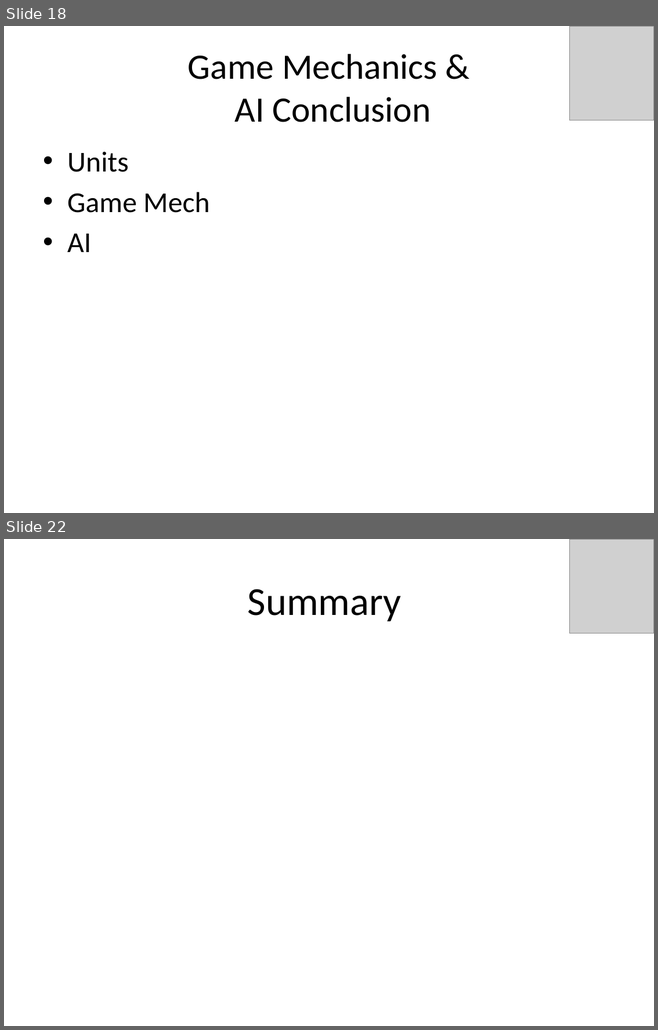
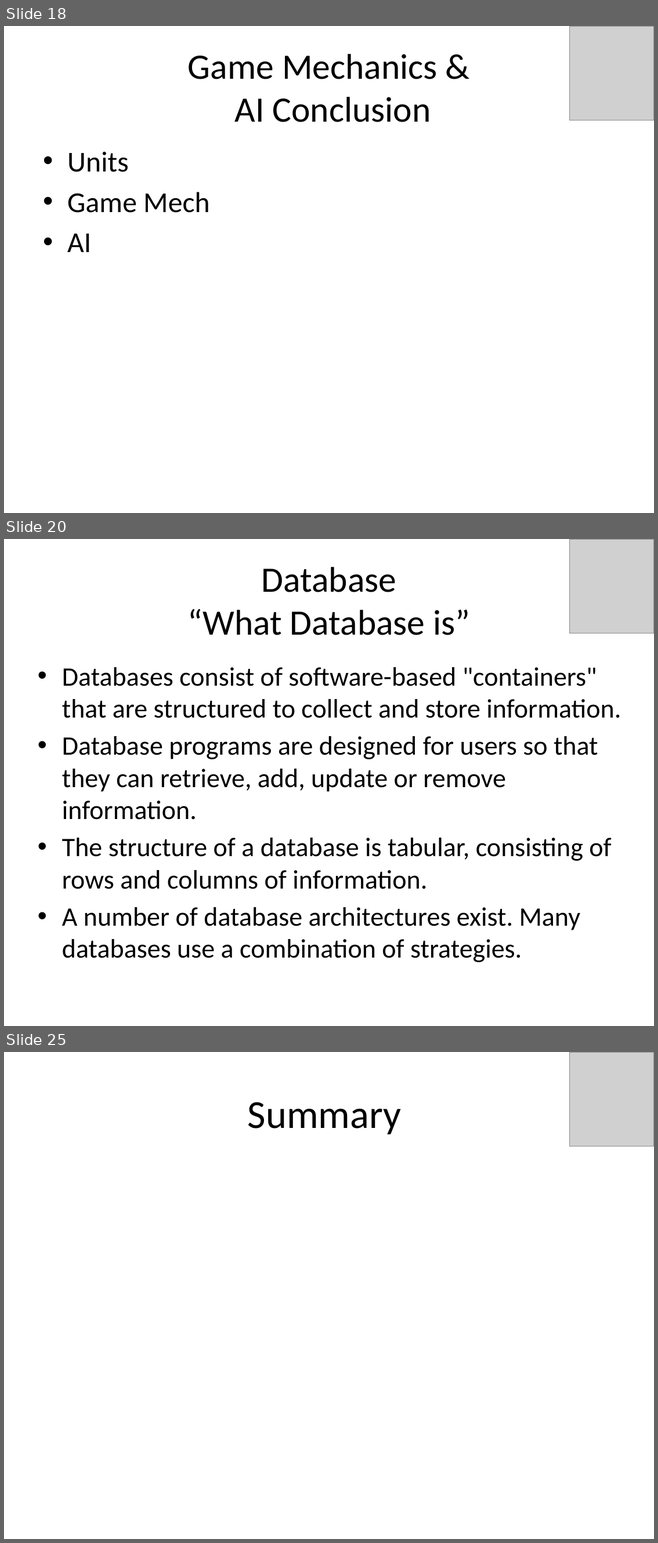
Before and after one commit to idxExtropy/duel-reality, a slide deck: Docs/DUEL REALITY .pptx. Shown one above the other, each under a label of ours: slides 18 and 22 before the commit, slides 18, 20 and 25 after it; the slides between them are not shown. The pictures are 658x1030 and 658x1543 pixels, drawn with LibreOffice and Linux fonts; fonts in the diff are those of the drawing; grey boxes stand for pictures. Boxes give left, top, right and bottom in pixels: in the first picture for what was removed or moved away, otherwise in the second. Text is boxed around its words. In the diff, an @@ line names an element or a change of style, - is before the commit and + after.

Commit message:
with database updating

```diff
--- a/Docs/DUEL REALITY .pptx
+++ b/Docs/DUEL REALITY .pptx
@@ slide 20 added at (4, 539, 654, 1026), background #FFFFFF @@
@@ picture added at (569, 539, 654, 633) @@
@@ title added at (187, 567, 470, 635), 39.6 pt, text #000000 @@
+Database
+“What Database is”
@@ text added at (62, 667, 621, 962), 29.6 pt, text #000000 @@
+• Databases consist of software-based "containers" that are structured to collect and store information.
+• Database programs are designed for users so that they can retrieve, add, update or remove information.
+• The structure of a database is tabular, consisting of rows and columns of information.
+• A number of database architectures exist. Many databases use a combination of strategies.
@@ what was slide 22 is now slide 25 @@
```
Also in this commit, not shown: 5 other slides added, 3 slides removed.
